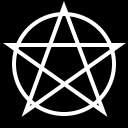
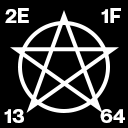
Layer changes from the first 128 × 128 image to the second:
added layer "64" (addition) above "13" over (100, 109, 125, 123)
added layer "13" above "1F" over (4, 109, 24, 123)
added layer "1F" above "2E" over (101, 8, 121, 23)
added layer "2E" above "Shape 1" over (5, 8, 29, 23)
painted on "Shape 1" over (3, 1, 126, 117)
painted on "Ellipse 1" over (12, 12, 116, 116)